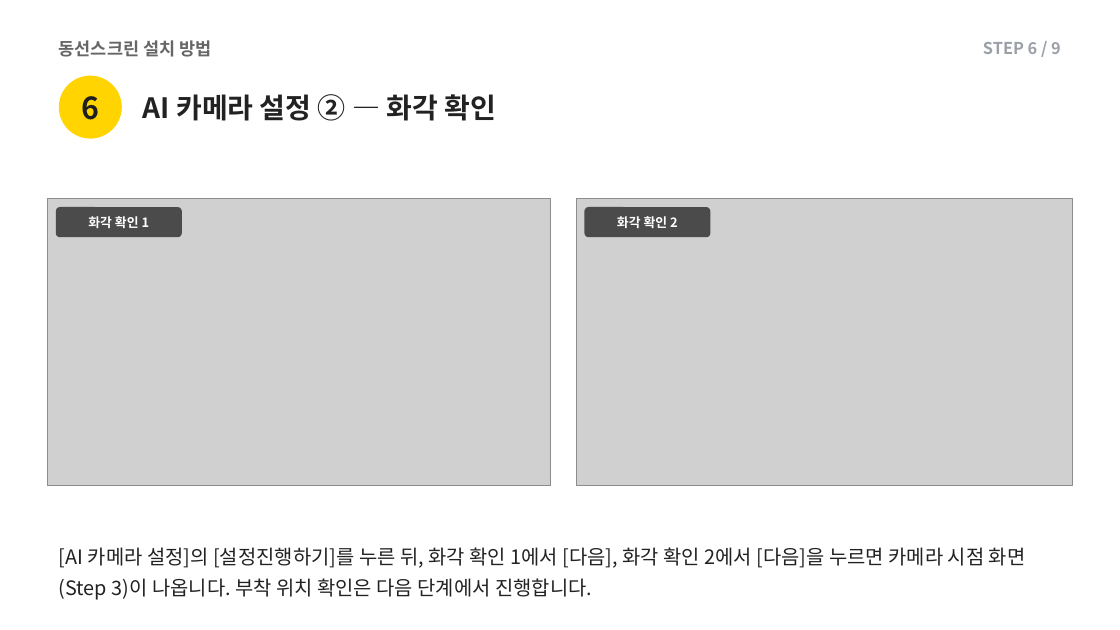
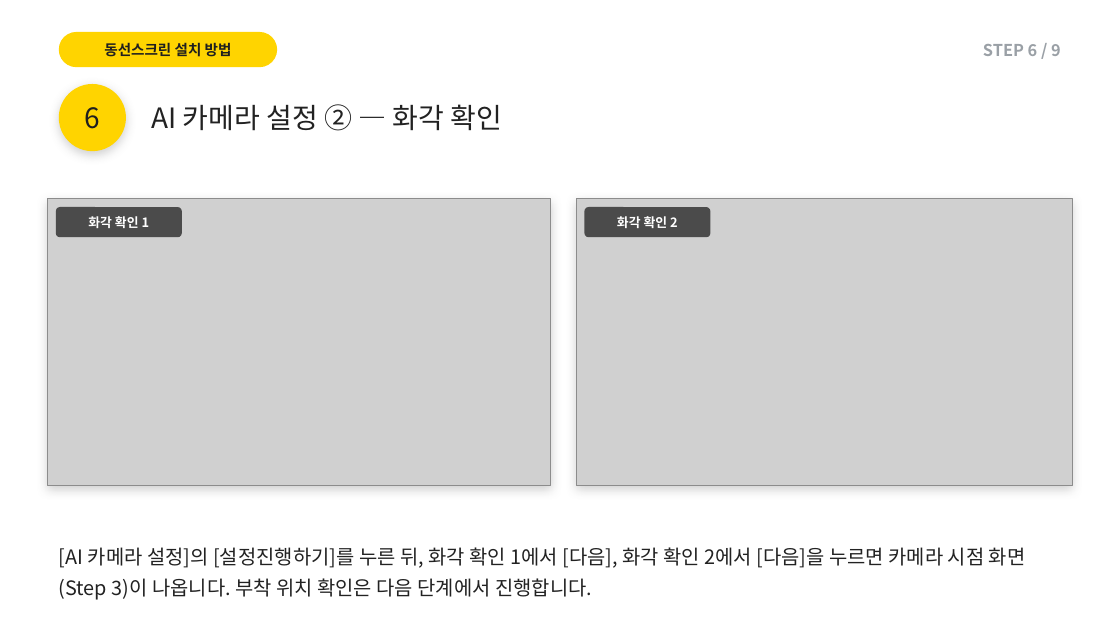
Before and after one commit to alsdn2947/ars, a slide deck: slide 10 of 이마트_AI카메라_설치매뉴얼.pptx. Drawn at 1120x630 pixels with LibreOffice and Linux fonts; fonts in the diff are those of the drawing; grey boxes stand for pictures. Boxes give left, top, right and bottom in pixels: in the first picture for what was removed or moved away, otherwise in the second. Text is boxed around its words. In the diff, an @@ line names an element or a change of style, - is before the commit and + after.

```diff
--- a/이마트_AI카메라_설치매뉴얼.pptx
+++ b/이마트_AI카메라_설치매뉴얼.pptx
@@ text "동선스크린 설치 방법" at [104,42,232,57]: size 15 to 12.5 pt, text colour #666666 to #1F1F1F; alignment left to centre @@
@@ rounded rectangle added at [59,32,277,67], fill #FFD400 @@
@@ text "6": place and size @@
-text "6" at [81,96,99,120]
+text "6" at [85,107,101,129]
@@ text "6" at [85,107,101,129]: size 26 to 24 pt, bold off @@
@@ ellipse: place and size @@
-ellipse at [59,76,122,139]
+ellipse at [59,84,126,151]
@@ ellipse at [59,84,126,151]: shadow on @@
@@ text "AI 카메라 설정 ② — ...": place and size @@
-text "AI 카메라 설정 ② — ..." at [143,94,496,121]
+text "AI 카메라 설정 ② — ..." at [151,104,502,131]
@@ text "AI 카메라 설정 ② — ..." at [151,104,502,131]: bold off @@
@@ rectangle added at [47,198,550,486], fill #FFFFFF @@
@@ rectangle added at [576,198,1073,486], fill #FFFFFF @@
```
Also in this commit, not shown: 24 other slides changed.
